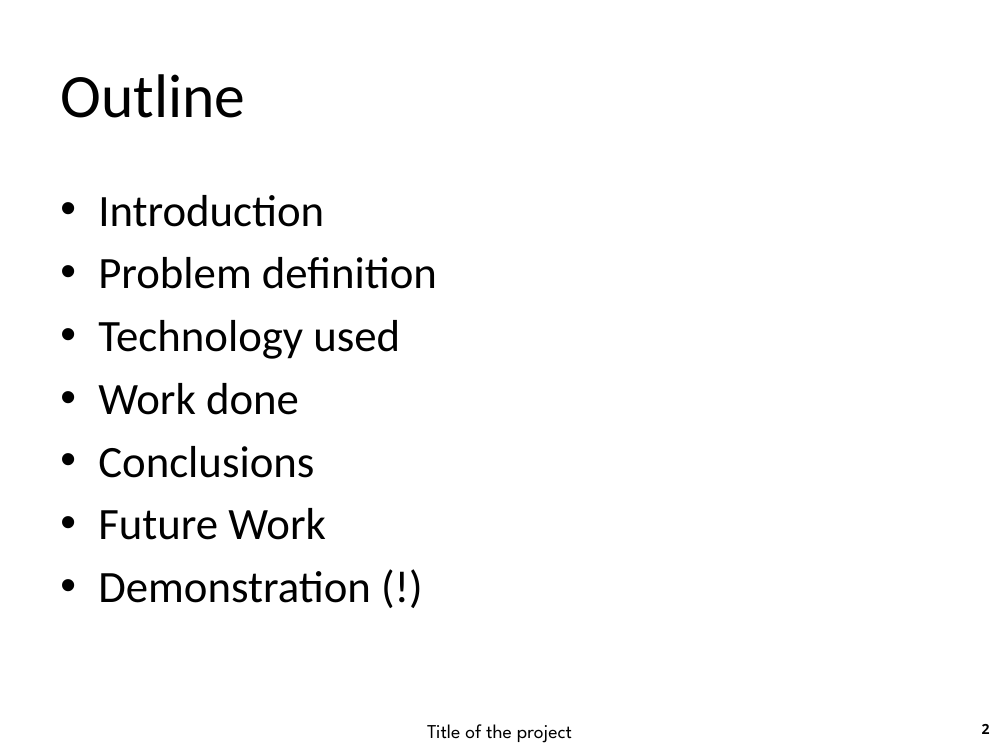
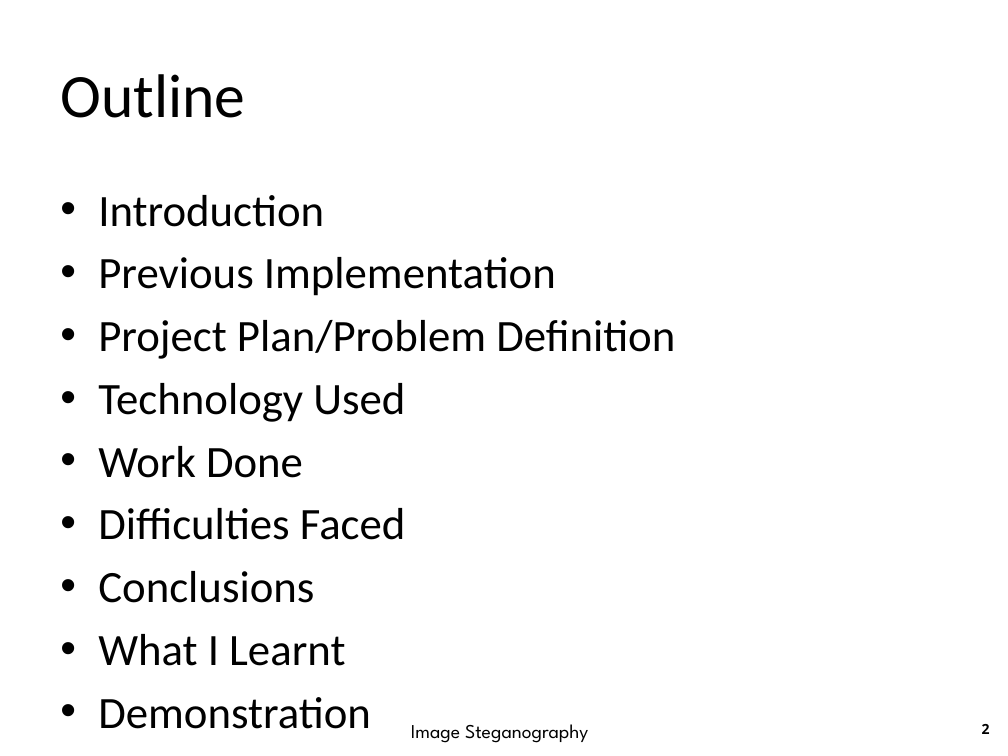
Before and after one commit to EmmanuelManeswa/Image-Steganography, a slide deck: slide 2 of docs/project 2/Project Presentation (154409 - Emmanuel Maneswa).pptx. Drawn at 1008x756 pixels with LibreOffice and Linux fonts; fonts in the diff are those of the drawing. Boxes give left, top, right and bottom in pixels: in the first picture for what was removed or moved away, otherwise in the second. Text is boxed around its words. In the diff, an @@ line names an element or a change of style, - is before the commit and + after.

```diff
--- a/docs/project 2/Project Presentation (154409 - Emmanuel Maneswa).pptx
+++ b/docs/project 2/Project Presentation (154409 - Emmanuel Maneswa).pptx
@@ text at (x1=98, y1=257, x2=675, y2=540): text changed @@
-• Problem definition
-• Technology used
-• Work done
+• Previous Implementation
+• Project Plan/Problem Definition
+• Technology Used
+• Work Done
+• Difficulties Faced
@@ text at (x1=98, y1=634, x2=345, y2=666): text changed @@
-• Future Work
-• Demonstration (!)
+• What I Learnt
+• Demonstration
@@ text at (x1=411, y1=724, x2=588, y2=743): text changed @@
-Title of the project
+Image Steganography
```
Also in this commit, not shown: 5 other slides changed, 11 slides added, 4 slides removed, 2 other files.
